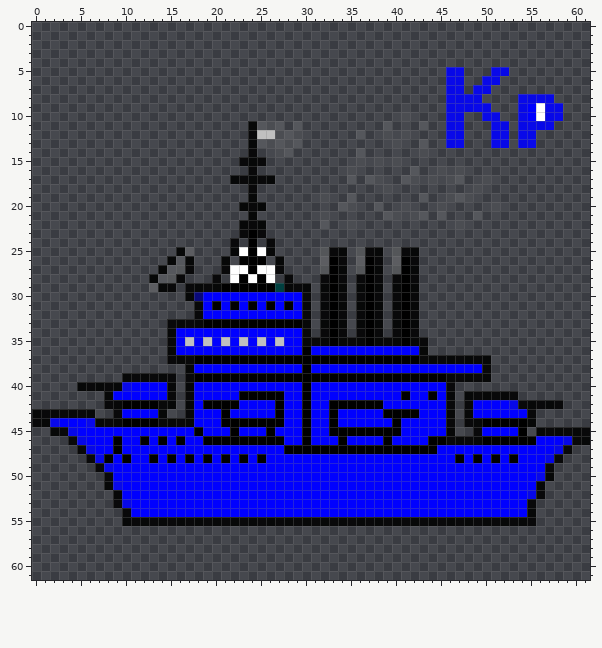
Pixel-art sprite -- public/figures/Kr.png. This is how it looked before the edit.
The file is 62x62 pixels.
Once edited:
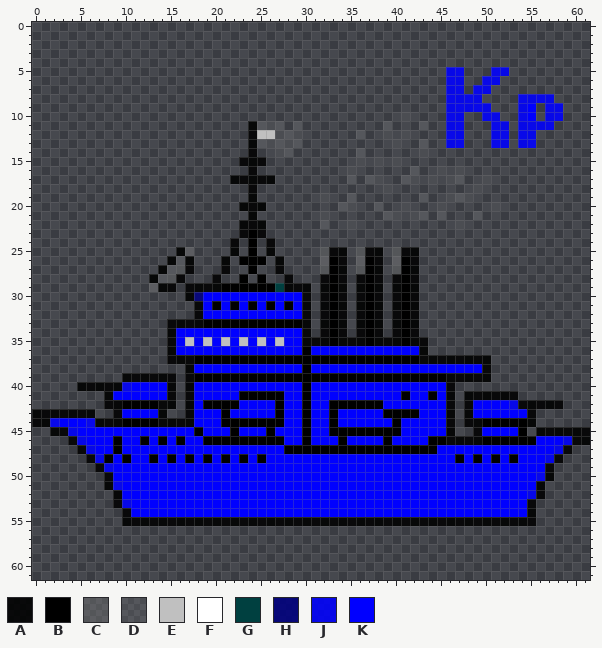
Palette (. is transparent): A #000000df  B #000000  C #80808060  D #c0c0c020  E #c0c0c0  F #ffffff  G #004040  H #000080df  J #0000ffdf  K #0000ff
Changes in this commit:
Colour F is gone in rows 9 to 10 at x 56; in row 25 at x 23 and 25; in row 27 at x 22 to 23 and 25 to 26; in row 28 at x 22, 24 and 26.
Where, in picture pixels (left, top, right, bottom), the same in both pictures:
erased: (536, 103, 545, 121)
erased: (230, 247, 275, 283)
